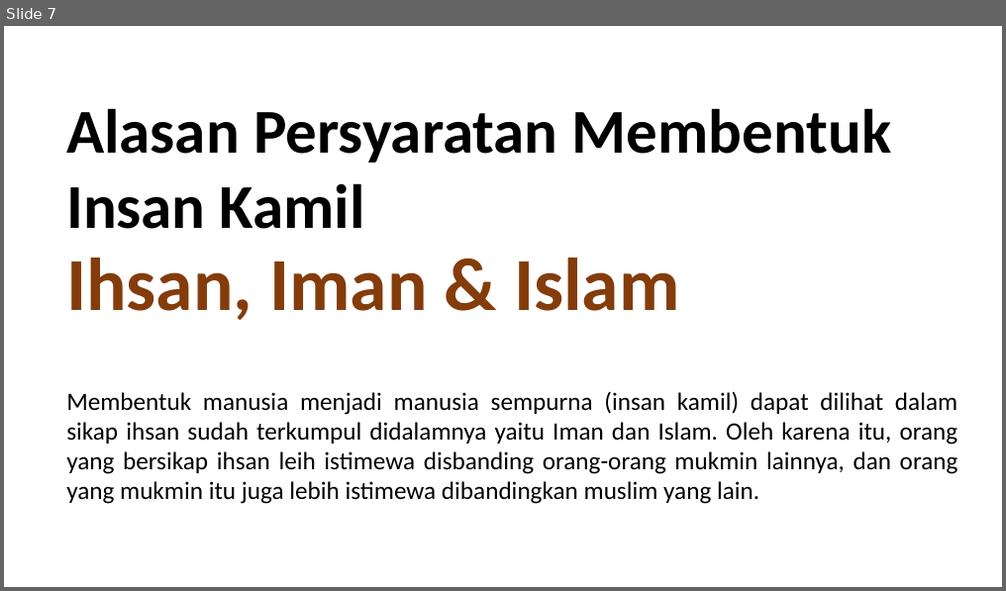
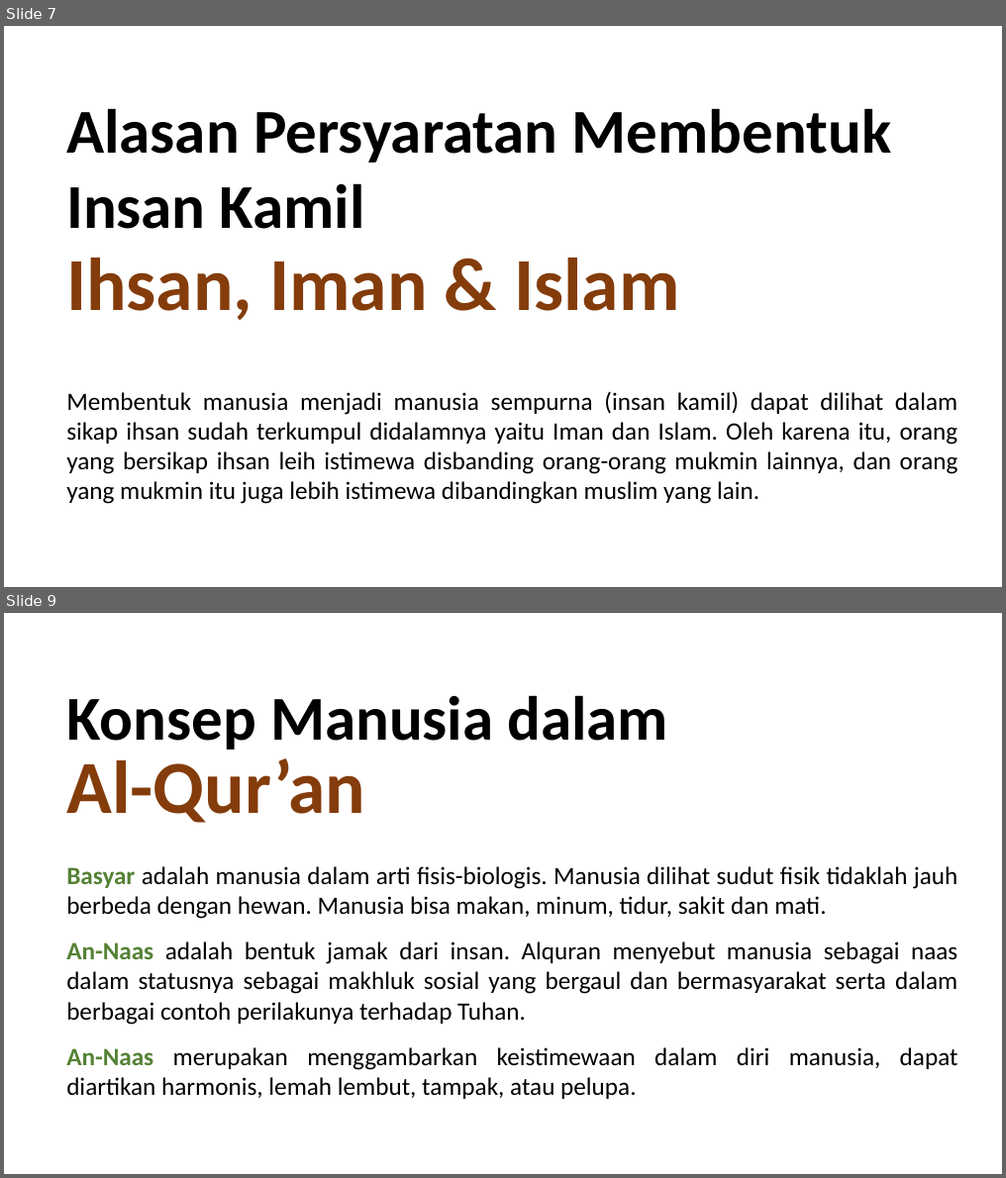
Before and after one commit to fsdio/my-kuliah, a slide deck: SEMESTER 5/[RABU] Pendidikan Agama Islam/presentasi/dd.pptx. Shown one above the other, each under a label of ours: slide 7 before the commit, slides 7 and 9 after it; the slides between them are not shown. The pictures are 1006x591 and 1006x1178 pixels, drawn with LibreOffice and Linux fonts; fonts in the diff are those of the drawing. Boxes give left, top, right and bottom in pixels: in the first picture for what was removed or moved away, otherwise in the second. Text is boxed around its words. In the diff, an @@ line names an element or a change of style, - is before the commit and + after.

```diff
--- a/SEMESTER 5/[RABU] Pendidikan Agama Islam/presentasi/dd.pptx
+++ b/SEMESTER 5/[RABU] Pendidikan Agama Islam/presentasi/dd.pptx
@@ slide 9 added at (4, 613, 1002, 1174), background #FFFFFF @@
@@ text added at (66, 695, 669, 750), 60 pt, text #000000, bold @@
+Konsep Manusia dalam
@@ text added at (66, 759, 365, 823), 72 pt, text #843C0B, bold @@
+Al-Qur’an
@@ text added at (66, 866, 958, 919), 24 pt, text #000000 @@
+Basyar adalah manusia dalam arti fisis-biologis. Manusia dilihat sudut fisik tidaklah jauh berbeda dengan hewan. Manusia bisa makan, minum, tidur, sakit dan mati.
@@ text added at (66, 942, 957, 1025), 24 pt, text #000000 @@
+An-Naas adalah bentuk jamak dari insan. Alquran menyebut manusia sebagai naas dalam statusnya sebagai makhluk sosial yang bergaul dan bermasyarakat serta dalam berbagai contoh perilakunya terhadap Tuhan.
@@ text added at (66, 1048, 958, 1099), 24 pt, text #000000 @@
+An-Naas merupakan menggambarkan keistimewaan dalam diri manusia, dapat diartikan harmonis, lemah lembut, tampak, atau pelupa.
```
Also in this commit, not shown: 5 other slides added, 9 other files.
